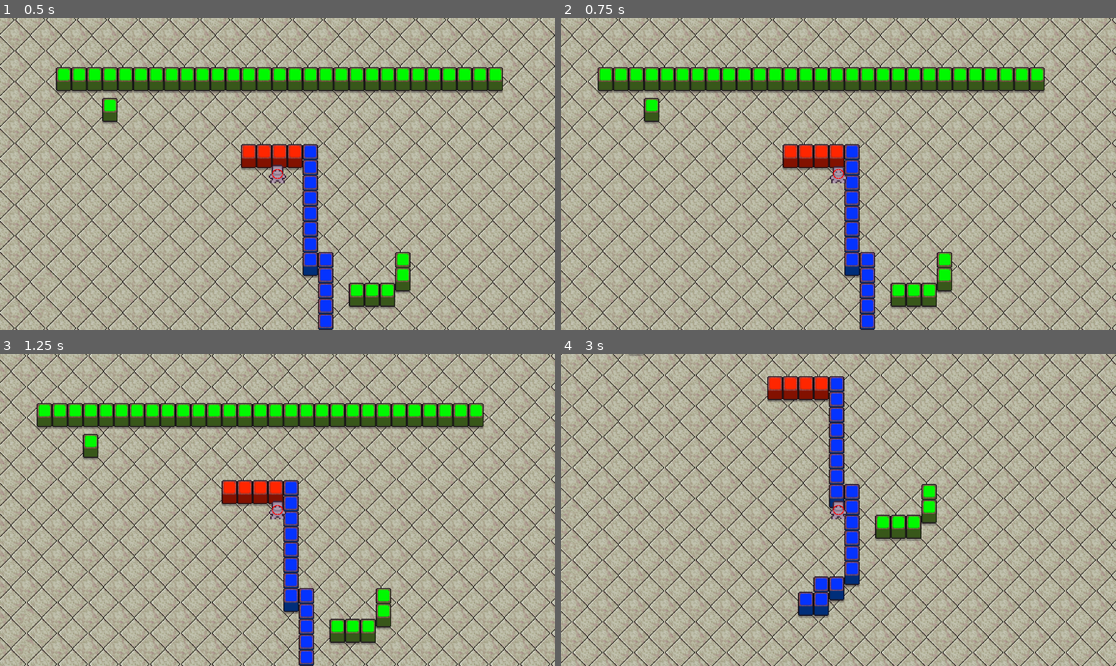
Above: before the commit, frames 1-4 (two rows, left to right).
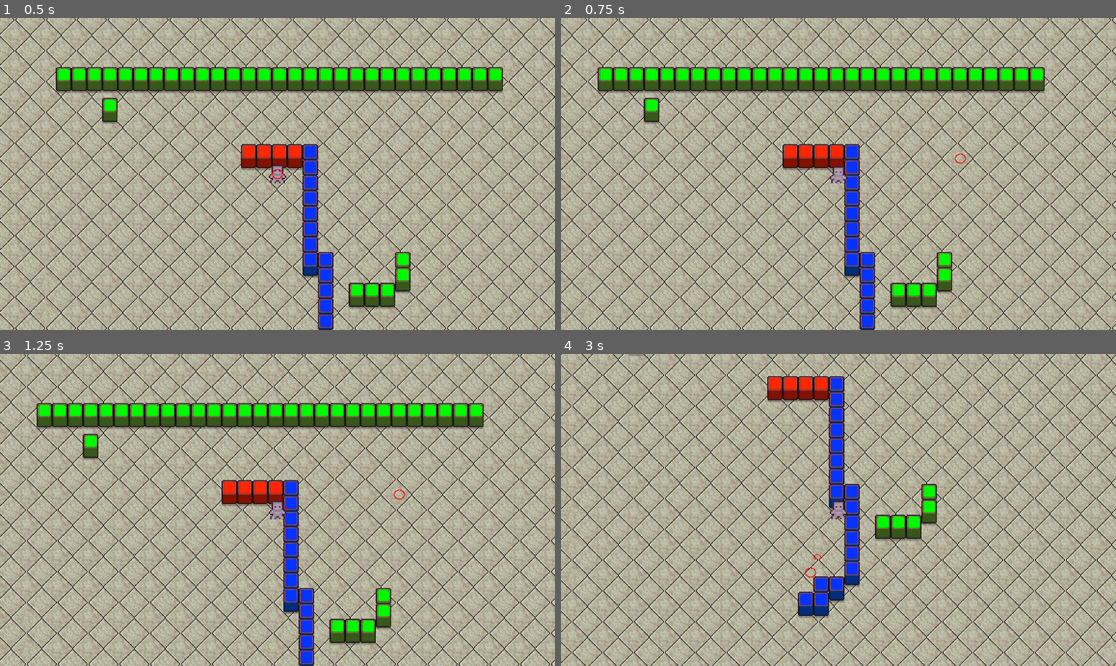
Above: after the commit, the same moments.

Repository: Collisteru/bytelux
Game: Godot game, scene res://test_map.tscn
Same seed, same stepped clock (60 frames per second), same inputs: the game is played once before the commit and once after it.
Inputs (mouse positions are in pixels of both pictures, inside the frame that each line leads up to):
- Up to frame 1 (0.5 s): no input
- Up to frame 2 (0.75 s): tap Enter at 0.5 s; move the mouse to (960, 158) at 0.52 s; hold Right (ui_right) from 0.53 s (still down); tap 1 at 0.6 s; click (960, 158) at 0.67 s
- Up to frame 3 (1.25 s): keep holding Right (ui_right)
- Up to frame 4 (3 s): tap Space at 1.25 s; move the mouse to (727, 525) at 1.27 s; release Right (ui_right) at 1.28 s; hold Down (ui_down) 1.28-2.03 s; tap 2 at 1.35 s; click (727, 525) at 1.42 s; move the mouse to (894, 441) at 2.02 s; hold Right (ui_right) 2.03-2.78 s; tap 3 at 2.1 s; click (894, 441) at 2.17 s; move the mouse to (810, 572) at 2.77 s; hold Up (ui_up) from 2.78 s (still down); tap 1 at 2.85 s; click (810, 572) at 2.92 s

Frame 1 is identical in both runs. In frame 2, less than 0.1% of the frame differs, in the area x 48-74%, y 43-52%; in frame 3, less than 0.1%; in frame 4, less than 0.1%, in the area x 43-52%, y 48-72%.
Error before the commit: Parse Error: Identifier "scale_factor" not declared in the current scope. (res://entities/player_laser/player_laser.gd:53)

Commit message:
Got rid of scale factor

Diff:
--- a/entities/player_laser/player_laser.gd
+++ b/entities/player_laser/player_laser.gd
@@ -50,7 +50,7 @@
 		hit_circle.position = refplayer_col_point;
 		hit_circle.visible = true
 
-		laser_line.points = [Vector2.ZERO, refplayer_col_point * scale_factor]
+		laser_line.points = [Vector2.ZERO, refplayer_col_point]
 	else:
 		print("Is not colliding!")
 		laser_line.points = [Vector2.ZERO, laser_max_length * Vector2(laser_position.x, laser_position.y +3)]
Not shown, added: entities/test_player/tes57AC.tmp
